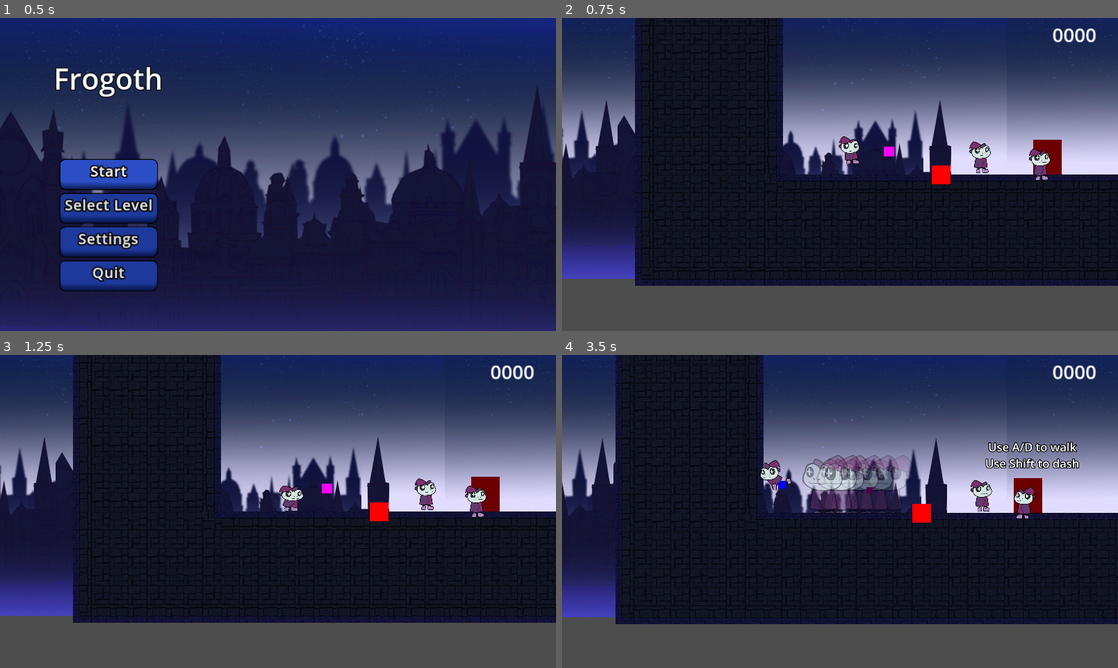
Above: before the commit, frames 1-4 (two rows, left to right).
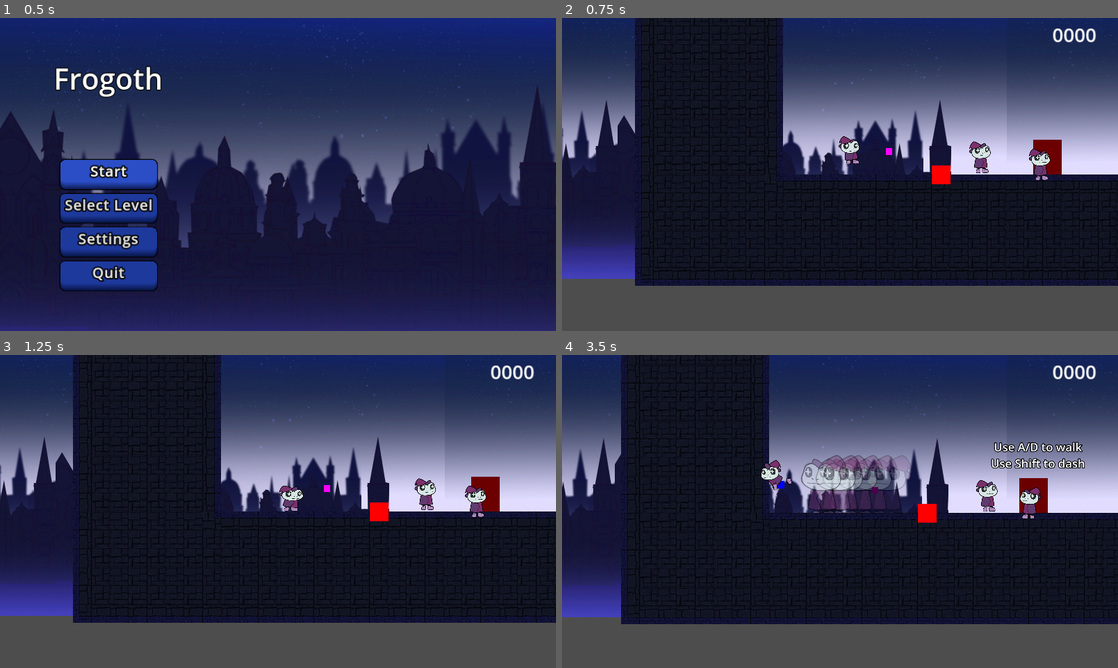
Above: after the commit, the same moments.

Repository: DerBrotDoktor/Frogoth
Game: Godot game, scene res://scenes/main/main.tscn
Same seed, same stepped clock (60 frames per second), same inputs: the game is played once before the commit and once after it.
Inputs:
- Up to frame 1 (0.5 s): no input
- Up to frame 2 (0.75 s): click "Start" at 0.5 s
- Up to frame 3 (1.25 s): no input
- Up to frame 4 (3.5 s): hold D (right) 1.28-2.78 s; tap Shift (dash) at 1.35, 2.85 s; tap Space (jump) at 1.52, 2.27 s; tap F (discrad_shape) at 2.1 s; hold A (left) from 2.78 s (still down)

Frame 1 is identical in both runs. In frame 2, less than 0.1% of the frame differs, in the area x 57-60%, y 41-45%; in frame 3, less than 0.1%; in frame 4, 6.1%, in the area x 0-100%, y 0-86%.

Commit message:
Finished Changing: Menu system

Diff:
--- a/scenes/enemies/enemy_grounded.tscn
+++ b/scenes/enemies/enemy_grounded.tscn
@@ -43,12 +43,15 @@
 
 [node name="HorizontalRayCast" type="RayCast2D" parent="."]
 target_position = Vector2(200, 0)
+collision_mask = 3
 
 [node name="VerticalRayCastL" type="RayCast2D" parent="."]
 position = Vector2(-45, 90)
+collision_mask = 3
 
 [node name="VerticalRayCastR" type="RayCast2D" parent="."]
 position = Vector2(45, 90)
+collision_mask = 3
 
 [node name="FlipCooldownTimer" type="Timer" parent="."]
 wait_time = 0.3
--- a/scenes/main/Canvas.gd
+++ b/scenes/main/Canvas.gd
@@ -1,7 +1,22 @@
 extends CanvasLayer
 
-func load_level_by_index(index :int):
-	get_parent().load_level(index)
+func _process(delta):
+	if Input.is_action_just_pressed("pause_menu"):
+		toggle_pause_menu()
+
+func toggle_pause_menu():
+	if $PauseMenu.visible:
+		switch_to_child("UserInterface")
+		get_tree().paused = false
+	else:
+		switch_to_child("PauseMenu")
+		get_tree().paused = true
+
+func load_level_by_index(index):
+	get_parent().load_level_by_index(index)
+
+func restart_level():
+	get_parent().restart_current_level()
 
 func switch_to_child(name):
 	for child in get_children():
--- a/scenes/main/main.gd
+++ b/scenes/main/main.gd
@@ -1,10 +1,9 @@
 extends Node
 
-@export var level_select_menu :PackedScene
 @export var level :Array[PackedScene] = []
 @export var player :CharacterBody2D
 
-var current_level = -1
+var current_level_index = -1
 var current_scene
 
 func _ready():
@@ -17,41 +16,25 @@
 	current_scene = scene.instantiate()
 	call_deferred("add_child",current_scene)
 
-func load_level(id:int):
-	if id < level.size():
-		load_scene(level[id])
+func load_level_by_index(index:int):
+	if index < level.size():
+		load_scene(level[index])
 		set_player_position(current_scene.get_player_spawn_position())
 		player.reset()
 		player.enable()
-		current_level = id
+		current_level_index = index
 		$Canvas.switch_to_child("UserInterface")
-
-func load_main_menu():
-	player.disable()
-	$Canvas.switch_to_child("MainMenu")
 
 func load_level_select():
 	player.disable()
 	$Canvas.switch_to_child("LevelSelectMenu")
 
 func restart_current_level():
-	load_level(current_level)
+	load_level_by_index(current_level_index)
 
 func set_player_position(position):
 	player.position = position
 
 func _on_player_player_died():
-	if current_level >= 0:
+	if current_level_index >= 0:
 		restart_current_level()
-
-func _on_pause_menu_pause_game():
-	get_tree().paused = true
-
-func _on_pause_menu_resume_game():
-	get_tree().paused = false
-
-func _on_pause_menu_restart_level():
-	restart_current_level()
-
-func _on_pause_menu_main_menu():
-	load_main_menu()
--- a/scenes/main/main.tscn
+++ b/scenes/main/main.tscn
@@ -9,16 +9,15 @@
 [ext_resource type="Texture2D" uid="uid://m30ojk8eyhbr" path="res://assets/parallax/sky.png" id="6_2g7ui"]
 [ext_resource type="PackedScene" uid="uid://bjr4d282863jf" path="res://scenes/player/user_interface.tscn" id="6_a7p0o"]
 [ext_resource type="Script" path="res://scenes/main/bash_point_controller.gd" id="6_n33ax"]
-[ext_resource type="PackedScene" uid="uid://b3xkhnnblngtv" path="res://scenes/level/level_2.tscn" id="6_st07r"]
+[ext_resource type="PackedScene" path="res://scenes/level/level_2.tscn" id="6_st07r"]
 [ext_resource type="Texture2D" uid="uid://dechd0hxshq2j" path="res://assets/parallax/paralax_1.png" id="7_3mtfd"]
-[ext_resource type="PackedScene" uid="uid://cxs4r4jwdplql" path="res://scenes/level/level_4.tscn" id="7_mk7qn"]
+[ext_resource type="PackedScene" path="res://scenes/level/level_4.tscn" id="7_mk7qn"]
 [ext_resource type="Texture2D" uid="uid://dnh4dfbpvvn6l" path="res://assets/parallax/paralax_2.png" id="8_cxncj"]
 [ext_resource type="Script" path="res://scenes/main/Canvas.gd" id="9_77551"]
 [ext_resource type="PackedScene" uid="uid://c6nm6w83jynbs" path="res://scenes/menus/pause_menu.tscn" id="10_u7rrt"]
 
 [node name="Main" type="Node" node_paths=PackedStringArray("player")]
 script = ExtResource("1_wtrgv")
-level_select_menu = ExtResource("3_qm2ey")
 level = Array[PackedScene]([ExtResource("4_k64yn"), ExtResource("2_046pa"), ExtResource("6_st07r"), ExtResource("7_mk7qn")])
 player = NodePath("Player")
 
@@ -52,6 +51,7 @@
 texture = ExtResource("8_cxncj")
 
 [node name="Canvas" type="CanvasLayer" parent="."]
+process_mode = 3
 script = ExtResource("9_77551")
 
 [node name="UserInterface" parent="Canvas" instance=ExtResource("6_a7p0o")]
@@ -70,7 +70,6 @@
 
 [connection signal="visibility_changed" from="Canvas/UserInterface" to="Canvas/UserInterface" method="_on_visibility_changed"]
 [connection signal="main_menu" from="Canvas/PauseMenu" to="." method="_on_pause_menu_main_menu"]
-[connection signal="pause_game" from="Canvas/PauseMenu" to="." method="_on_pause_menu_pause_game"]
 [connection signal="restart_level" from="Canvas/PauseMenu" to="." method="_on_pause_menu_restart_level"]
 [connection signal="resume_game" from="Canvas/PauseMenu" to="." method="_on_pause_menu_resume_game"]
 [connection signal="entered_orb" from="Player" to="BashPointController" method="_on_player_entered_orb"]
--- a/scenes/menus/pause_menu.gd
+++ b/scenes/menus/pause_menu.gd
@@ -1,56 +1,20 @@
 extends Control
 
-signal pause_game
 signal resume_game
 signal restart_level
 signal main_menu
 
-var is_open = false
-var is_allowed = false
-
-func _ready():
-	close_pause_menu()
-
-func _process(delta):
-	if Input.is_action_just_pressed("pause_menu") and is_allowed:
-		if is_open:
-			close_pause_menu()
-		else :
-			open_pause_menu()
-	pass
-
-func open_pause_menu():
-	print("open")
-	visible = true
-	is_open = true
-	pause_game.emit()
-	pass
-
 func close_pause_menu():
-	print("close")
-	visible = false
-	is_open = false
-	resume_game.emit()
-	pass
-
-
-func _on_main_allow_pause_menu():
-	is_allowed = true
-
-func _on_main_forbid_pause_menu():
-	is_allowed = false
-	close_pause_menu()
-
+	get_parent().toggle_pause_menu()
 
 func _on_main_menu_button_button_down():
-	main_menu.emit()
+	get_parent().switch_to_child("MainMenu")
 
 func _on_settings_button_button_down():
 	pass # Replace with function body.
 
 func _on_restart_button_button_down():
-	restart_level.emit()
-	close_pause_menu()
+	get_parent().restart_level()
 
 func _on_resume_button_button_down():
 	close_pause_menu()
--- a/scenes/orbs/jump_point.tscn
+++ b/scenes/orbs/jump_point.tscn
@@ -6,14 +6,13 @@
 size = Vector2(150, 150)
 
 [sub_resource type="CircleShape2D" id="CircleShape2D_2ttjw"]
-radius = 169.023
+radius = 125.0
 
 [node name="JumpPoint" type="Area2D" groups=["jump_point"]]
 scale = Vector2(0.3, 0.3)
 script = ExtResource("1_lotvx")
 
 [node name="SpriteActivated" type="Sprite2D" parent="."]
-scale = Vector2(1.66111, 1.57222)
 texture = SubResource("PlaceholderTexture2D_r6txh")
 
 [node name="SpriteDeactivated" type="Sprite2D" parent="."]
@@ -22,7 +21,7 @@
 texture = SubResource("PlaceholderTexture2D_r6txh")
 
 [node name="TriggerShape" type="CollisionShape2D" parent="."]
-scale = Vector2(1.00578, 1)
+visible = false
 shape = SubResource("CircleShape2D_2ttjw")
 
 [node name="RefreshTimer" type="Timer" parent="."]
--- a/scenes/orbs/temporary_orb.tscn
+++ b/scenes/orbs/temporary_orb.tscn
@@ -6,7 +6,7 @@
 size = Vector2(50, 50)
 
 [sub_resource type="CircleShape2D" id="CircleShape2D_60t3f"]
-radius = 66.0
+radius = 40.0
 
 [node name="TemporaryOrb" type="Area2D" groups=["temporary_orb"]]
 script = ExtResource("1_bb338")
--- a/scenes/player/player.tscn
+++ b/scenes/player/player.tscn
@@ -535,7 +535,7 @@
 }],
 "loop": false,
 "name": &"walk",
-"speed": 21.0
+"speed": 12.0
 }]
 
 [sub_resource type="AtlasTexture" id="AtlasTexture_hjfc2"]
@@ -675,8 +675,7 @@
 script = ExtResource("1_il0n1")
 normal_speed = 600.0
 jump_velocity = -1000.0
-acceleration = 30.0
-deceleration = 0.9
+deceleration = 0.14
 dash_speed = 3000
 dash_acceleration = 50.0
 dash_deceleration = 8.0
@@ -688,7 +687,7 @@
 z_index = 1
 material = SubResource("ShaderMaterial_fl175")
 sprite_frames = SubResource("SpriteFrames_lw100")
-animation = &"walk"
+animation = &"death"
 autoplay = "idle"
 offset = Vector2(0, -128)
 
--- a/scenes/player/user_interface.gd
+++ b/scenes/player/user_interface.gd
@@ -14,3 +14,5 @@
 
 func _on_visibility_changed():
 	timer_allowed != timer_allowed
+	if visible:
+		get_tree().paused = false
Not shown, changed: export_presets.cfg
Not shown: 1 places in scenes/main/main.tscn that only renumber resources
